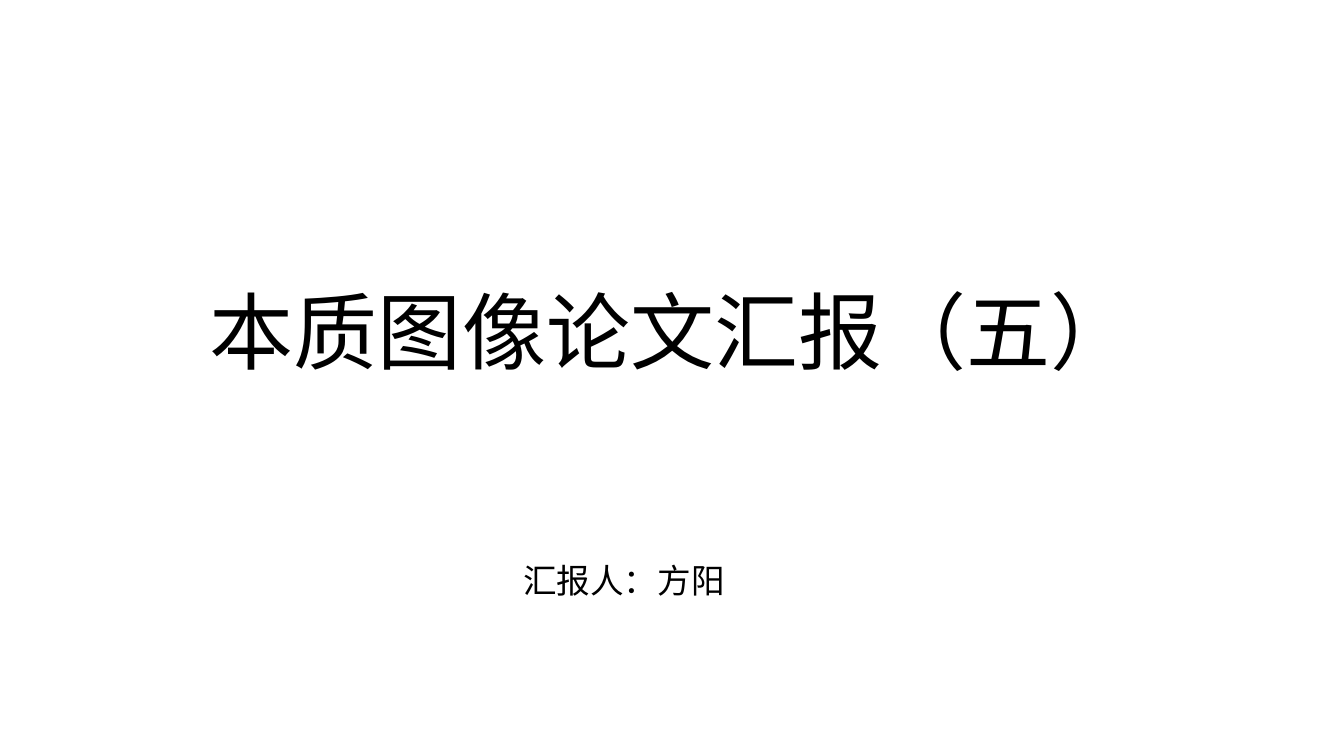
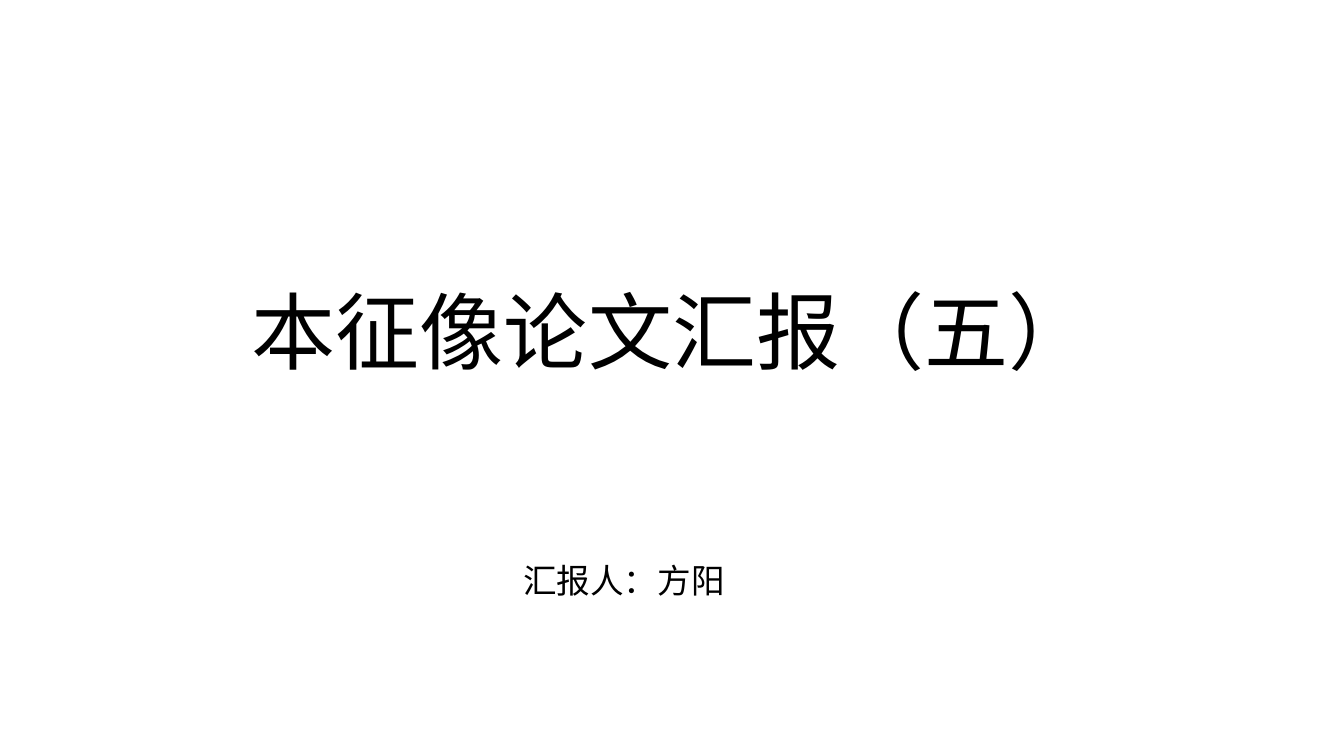
Before and after one commit to FangYang970206/PaperNote, a slide deck: slide 1 of intrinsic image/five.pptx. Drawn at 1344x756 pixels with LibreOffice and Linux fonts; fonts in the diff are those of the drawing. Boxes give left, top, right and bottom in pixels: in the first picture for what was removed or moved away, otherwise in the second. Text is boxed around its words. In the diff, an @@ line names an element or a change of style, - is before the commit and + after.

Commit message:
本质 -> 本征

```diff
--- a/intrinsic image/five.pptx
+++ b/intrinsic image/five.pptx
@@ title at (x1=252, y1=291, x2=1092, y2=371): text changed @@
-本质图像论文汇报（五）
+本征像论文汇报（五）
```
Also in this commit, not shown: 7 other files.
